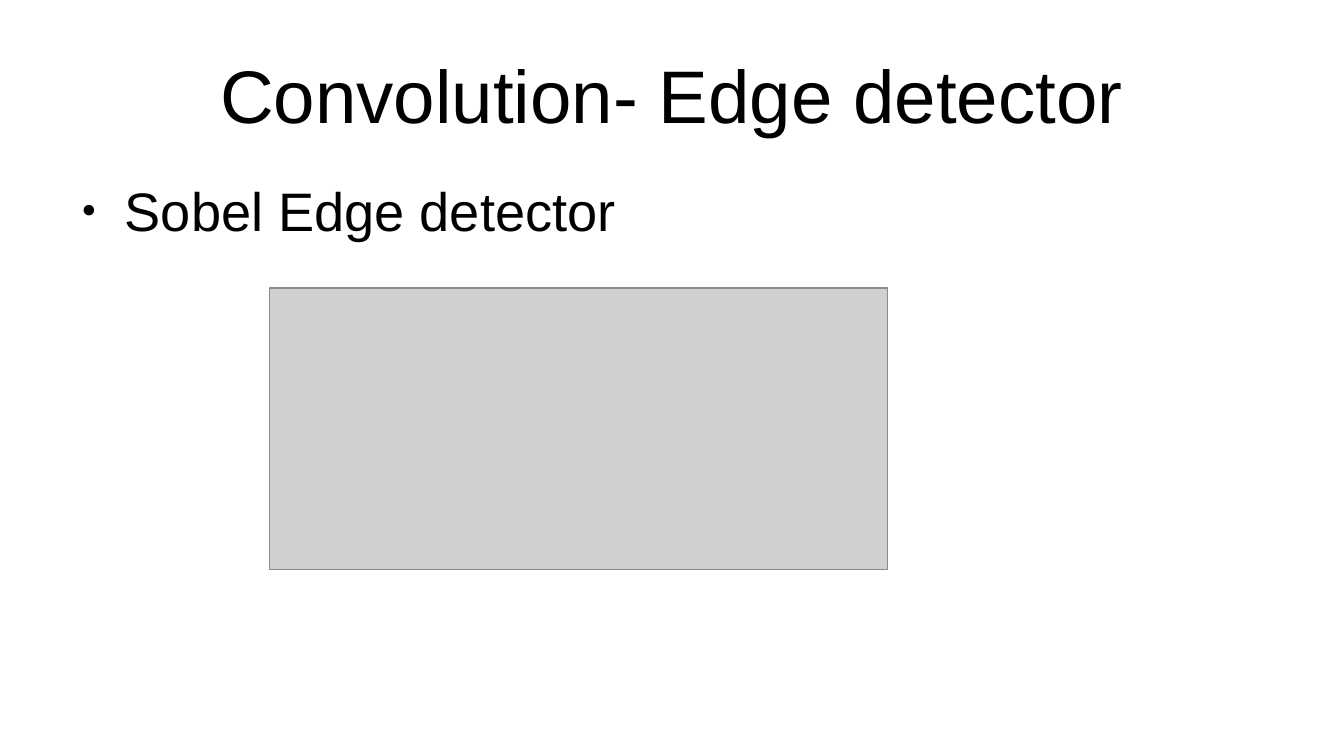
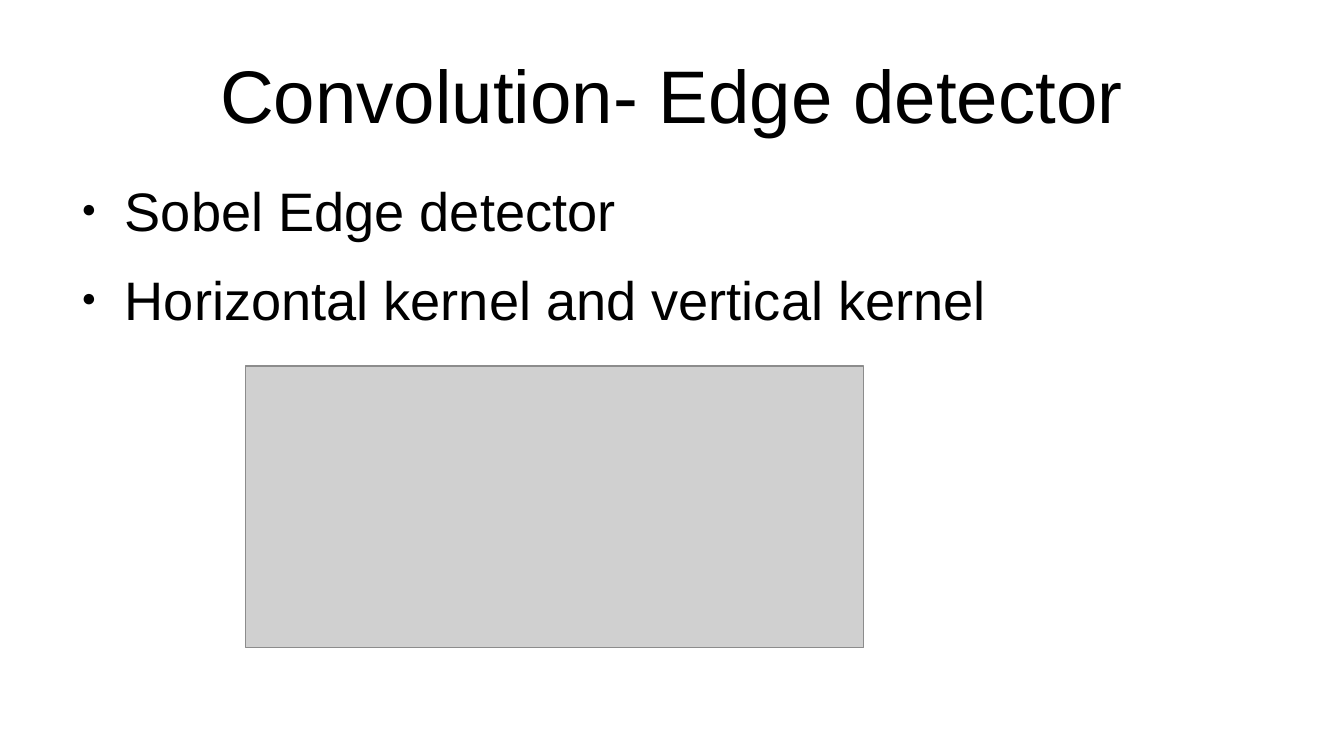
Before and after one commit to sreenivasulum/Presentations, a slide deck: slide 17 of CNN presentation.odp (slide 3 before the commit). Drawn at 1344x756 pixels with LibreOffice and Linux fonts; fonts in the diff are those of the drawing; grey boxes stand for pictures. Boxes give left, top, right and bottom in pixels: in the first picture for what was removed or moved away, otherwise in the second. Text is boxed around its words. In the diff, an @@ line names an element or a change of style, - is before the commit and + after.

```diff
--- a/CNN presentation.odp
+++ b/CNN presentation.odp
@@ text at (125, 280, 986, 321): paragraph added @@
+● Horizontal kernel and vertical kernel
@@ picture: place and size @@
-picture at (270, 288, 888, 570)
+picture at (245, 366, 863, 648)
```
Also in this commit, not shown: 4 other slides changed, 18 slides added, 9 other files.
